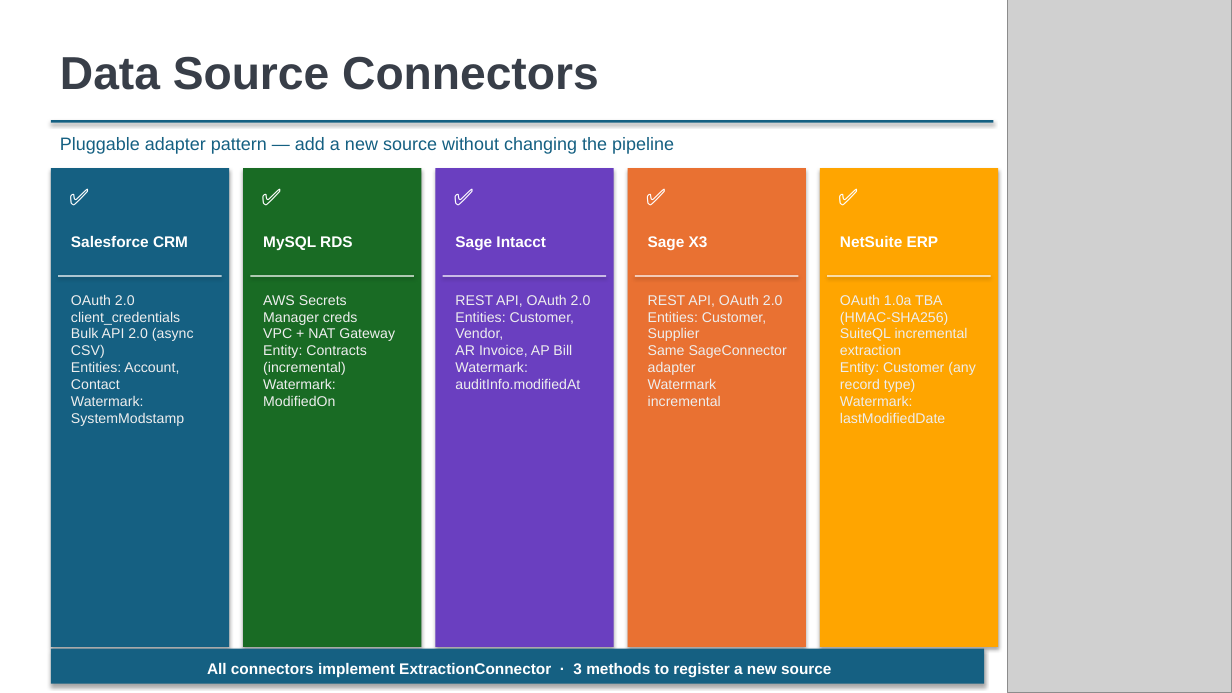
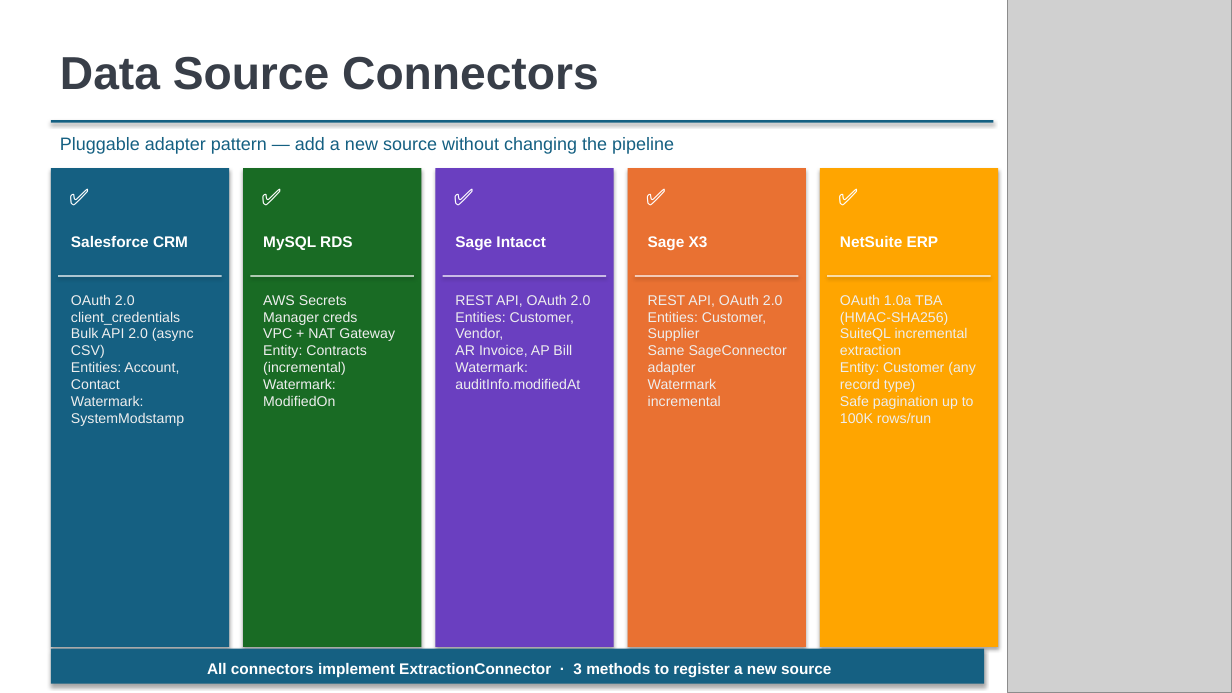
Before and after one commit to deepnarayan-sierradev/DataLake, a slide deck: slide 7 of Enterprise_Data_Lake_Platform_v2.pptx (slide 5 before the commit). Drawn at 1232x693 pixels with LibreOffice and Linux fonts; fonts in the diff are those of the drawing; grey boxes stand for pictures. Boxes give left, top, right and bottom in pixels: in the first picture for what was removed or moved away, otherwise in the second. Text is boxed around its words. In the diff, an @@ line names an element or a change of style, - is before the commit and + after.

```diff
--- a/Enterprise_Data_Lake_Platform_v2.pptx
+++ b/Enterprise_Data_Lake_Platform_v2.pptx
@@ text at <box>840,294,976,423</box>: text changed @@
-OAuth 1.0a TBA (HMAC-SHA256)
-SuiteQL incremental extraction
-Entity: Customer (any record type)
-Watermark: lastModifiedDate
+OAuth 1.0a TBA (HMAC-SHA256)
+SuiteQL incremental extraction
+Entity: Customer (any record type)
+Safe pagination up to 100K rows/run
```
Also in this commit, not shown: 15 other slides changed, 2 slides added, 58 other files.
